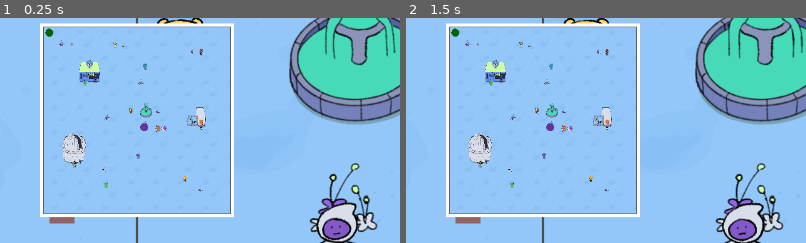
Above: before the commit, frames 1-2 (left to right).
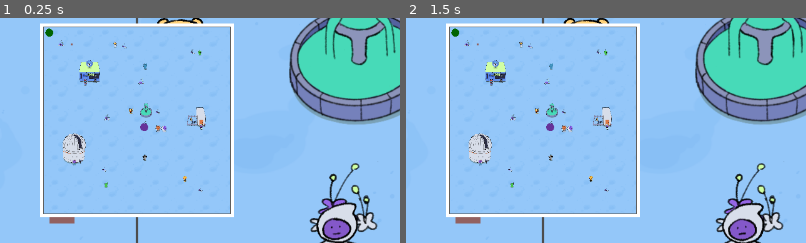
Above: after the commit, the same moments.

Repository: liannie3/wwhataburger
Game: Godot game, scene res://main_game/SpitScreen.tscn
Same seed, same stepped clock (60 frames per second), same inputs: the game is played once before the commit and once after it. This scene is started directly instead of the project's main scene.
Inputs:
- Up to frame 1 (0.25 s): no input
- Up to frame 2 (1.5 s): no input
The pictures show only the part of the screen within x 33-83%, y 2-52%; the shares and areas given below are measured in that part.

The runs differ from the first frame. In frame 1, 0.1% of the frame differs, in the area x 18-51%, y 13-67%; in frame 2, 0.1%.

Commit message:
Move npcs around

Diff:
--- a/main_game/MainGame.tscn
+++ b/main_game/MainGame.tscn
@@ -180,7 +180,7 @@
 player_id = 2
 
 [node name="Adam" parent="." unique_id=364730679 instance=ExtResource("4_03gfc")]
-position = Vector2(572, 2572)
+position = Vector2(1898, 2442)
 custom_sprite_frames = SubResource("SpriteFrames_2pwrp")
 
 [node name="TestEmotion" parent="." unique_id=1897053641 instance=ExtResource("5_w0aw3")]
@@ -199,7 +199,7 @@
 custom_sprite_frames = SubResource("SpriteFrames_wyxkk")
 
 [node name="Kat" parent="." unique_id=348187083 instance=ExtResource("4_03gfc")]
-position = Vector2(773, 1025)
+position = Vector2(2931, 458)
 custom_sprite_frames = SubResource("SpriteFrames_dfupt")
 
 [node name="Nico" parent="." unique_id=2089880231 instance=ExtResource("4_03gfc")]
@@ -211,11 +211,11 @@
 custom_sprite_frames = SubResource("SpriteFrames_f88r1")
 
 [node name="Harsh" parent="." unique_id=512550778 instance=ExtResource("4_03gfc")]
-position = Vector2(1775, 2406)
+position = Vector2(573, 2526)
 custom_sprite_frames = SubResource("SpriteFrames_eyw1g")
 
 [node name="Niki" parent="." unique_id=715532282 instance=ExtResource("4_03gfc")]
-position = Vector2(2956, 459)
+position = Vector2(777, 1030)
 custom_sprite_frames = SubResource("SpriteFrames_p772m")
 
 [node name="Rita" parent="." unique_id=1468558610 instance=ExtResource("4_03gfc")]
